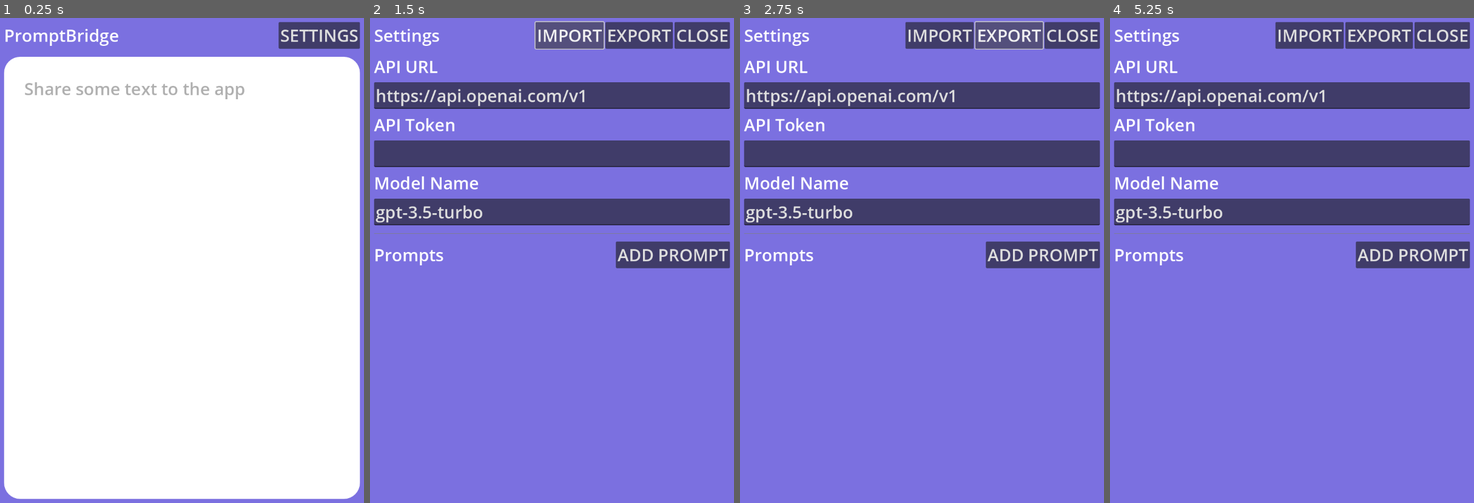
Above: before the commit, frames 1-4 (left to right).
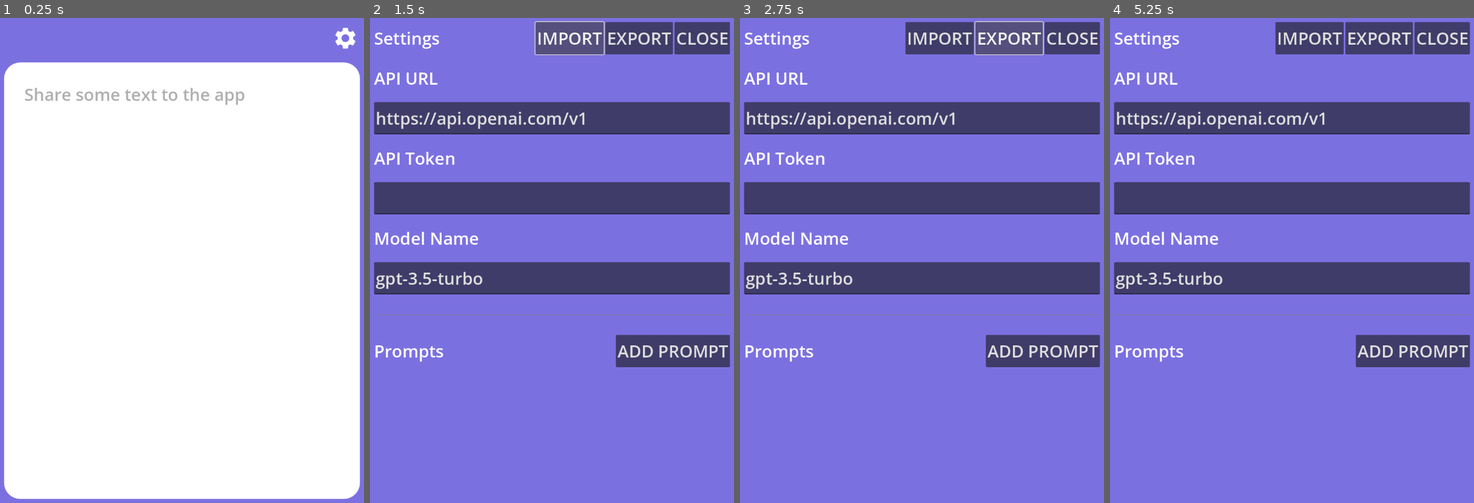
Above: after the commit, the same moments.

Repository: nizzit/PromptBridge
Game: Godot game, scene res://control.tscn
Same seed, same stepped clock (60 frames per second), same inputs: the game is played once before the commit and once after it.
Inputs (mouse positions are in pixels of both pictures, inside the frame that each line leads up to; where the layout moved, square brackets give the same spot in the first picture):
- Up to frame 1 (0.25 s): no input
- Up to frame 2 (1.5 s): click (715, 37) [690, 37] at 0.5 s; click "IMPORT" at 1.25 s
- Up to frame 3 (2.75 s): click "EXPORT" at 2 s
- Up to frame 4 (5.25 s): click "ADD PROMPT" at 2.75 s; click (1292, 260) at 3.52 s; type "Alex" at 3.6 s; click "SAVE" at 4.25 s; click "CANCEL" at 5 s

The runs differ from the first frame. In frame 1, 3.7% of the frame differs, in the area x 1-99%, y 0-18%; in frame 2, 33%, in the area x 1-99%, y 2-72%; in frame 3, 33%; in frame 4, 33%.

Commit message:
feat: Add main UI control for LLM interaction, settings, prompt management, and Android text sharing.

Diff:
--- /dev/null
+++ b/MobileApp/assets/settings.svg
@@ -0,0 +1 @@
+<svg xmlns="http://www.w3.org/2000/svg" width="64" height="64" viewBox="0 0 24 24" fill="currentColor"><path d="M19.14 12.94c.04-.3.06-.61.06-.94 0-.32-.02-.64-.07-.94l2.03-1.58a.49.49 0 00.12-.61l-1.92-3.32a.488.488 0 00-.59-.22l-2.39.96c-.5-.38-1.03-.7-1.62-.94l-.36-2.54a.484.484 0 00-.48-.41h-3.84c-.24 0-.43.17-.47.41l-.36 2.54c-.59.24-1.13.57-1.62.94l-2.39-.96c-.22-.08-.47 0-.59.22L2.74 8.87c-.12.21-.08.47.12.61l2.03 1.58c-.05.3-.09.63-.09.94s.02.64.07.94l-2.03 1.58a.49.49 0 00-.12.61l1.92 3.32c.12.22.37.29.59.22l2.39-.96c.5.38 1.03.7 1.62.94l.36 2.54c.05.24.24.41.48.41h3.84c.24 0 .44-.17.47-.41l.36-2.54c.59-.24 1.13-.56 1.62-.94l2.39.96c.22.08.47 0 .59-.22l1.92-3.32c.12-.22.07-.47-.12-.61l-2.01-1.58zM12 15.6c-1.98 0-3.6-1.62-3.6-3.6s1.62-3.6 3.6-3.6 3.6 1.62 3.6 3.6-1.62 3.6-3.6 3.6z" fill="#fff"/></svg>
--- a/MobileApp/control.gd
+++ b/MobileApp/control.gd
@@ -100,7 +100,7 @@
 		var prompt = Global.settings.prompts[i]
 		var btn = Button.new()
 		btn.text = prompt.name
-		btn.custom_minimum_size = Vector2(0, 60)
+		btn.custom_minimum_size = Vector2(0, 80)
 		btn.pressed.connect(_on_prompt_clicked.bind(i))
 		%PromptList.add_child(btn)
 
@@ -208,11 +208,13 @@
 
 		var edit_btn = Button.new()
 		edit_btn.text = "EDIT"
+		edit_btn.custom_minimum_size = Vector2(0, 80)
 		edit_btn.pressed.connect(open_prompt_editor.bind(i))
 		hbox.add_child(edit_btn)
 
 		var del_btn = Button.new()
 		del_btn.text = "DEL"
+		del_btn.custom_minimum_size = Vector2(0, 80)
 		del_btn.pressed.connect(delete_prompt.bind(i))
 		hbox.add_child(del_btn)
 
--- a/MobileApp/control.tscn
+++ b/MobileApp/control.tscn
@@ -1,9 +1,10 @@
-[gd_scene load_steps=6 format=3 uid="uid://dt1vtflb4ddxh"]
+[gd_scene load_steps=7 format=3 uid="uid://dt1vtflb4ddxh"]
 
 [ext_resource type="Script" uid="uid://sovtgq2fyrd2" path="res://control.gd" id="1_0fbet"]
 [ext_resource type="StyleBox" uid="uid://cn8hsvifuohj7" path="res://style/control.tres" id="2_62e2m"]
 [ext_resource type="Theme" path="res://style/main_theme.tres" id="3_theme"]
 [ext_resource type="Script" uid="uid://i7thhdyxdtly" path="res://SafeAreaMargin.gd" id="4_safe_area"]
+[ext_resource type="Texture2D" uid="uid://dnc4u7wt8ygl4" path="res://assets/settings.svg" id="5_kbped"]
 
 [sub_resource type="StyleBoxFlat" id="StyleBoxFlat_0fbet"]
 bg_color = Color(1, 1, 1, 1)
@@ -51,15 +52,14 @@
 
 [node name="Header" type="HBoxContainer" parent="Background/MarginContainer/MainView"]
 layout_mode = 2
-
-[node name="Title" type="Label" parent="Background/MarginContainer/MainView/Header"]
-layout_mode = 2
-size_flags_horizontal = 3
-text = "PromptBridge"
+size_flags_horizontal = 8
 
 [node name="MenuButton" type="Button" parent="Background/MarginContainer/MainView/Header"]
-layout_mode = 2
-text = "SETTINGS"
+custom_minimum_size = Vector2(0, 80)
+layout_mode = 2
+size_flags_horizontal = 8
+icon = ExtResource("5_kbped")
+flat = true
 
 [node name="Content" type="Panel" parent="Background/MarginContainer/MainView"]
 custom_minimum_size = Vector2(0, 200)
@@ -94,7 +94,7 @@
 layout_mode = 2
 size_flags_horizontal = 3
 size_flags_vertical = 6
-theme_override_constants/separation = 10
+theme_override_constants/separation = 30
 
 [node name="ContentPlaceholderMargin" type="MarginContainer" parent="Background/MarginContainer/MainView/Content"]
 unique_name_in_owner = true
@@ -128,7 +128,7 @@
 anchor_bottom = 1.0
 grow_horizontal = 2
 grow_vertical = 2
-theme_override_constants/separation = 15
+theme_override_constants/separation = 30
 
 [node name="Header" type="HBoxContainer" parent="Background/MarginContainer/Settings/VBoxContainer"]
 layout_mode = 2
@@ -139,14 +139,17 @@
 text = "Settings"
 
 [node name="ImportSettingsButton" type="Button" parent="Background/MarginContainer/Settings/VBoxContainer/Header"]
+custom_minimum_size = Vector2(0, 80)
 layout_mode = 2
 text = "IMPORT"
 
 [node name="ExportSettingsButton" type="Button" parent="Background/MarginContainer/Settings/VBoxContainer/Header"]
+custom_minimum_size = Vector2(0, 80)
 layout_mode = 2
 text = "EXPORT"
 
 [node name="CloseSettingsButton" type="Button" parent="Background/MarginContainer/Settings/VBoxContainer/Header"]
+custom_minimum_size = Vector2(0, 80)
 layout_mode = 2
 text = "CLOSE"
 
@@ -157,7 +160,7 @@
 [node name="SettingsContent" type="VBoxContainer" parent="Background/MarginContainer/Settings/VBoxContainer/ScrollContainer"]
 layout_mode = 2
 size_flags_horizontal = 3
-theme_override_constants/separation = 10
+theme_override_constants/separation = 30
 
 [node name="LabelUrl" type="Label" parent="Background/MarginContainer/Settings/VBoxContainer/ScrollContainer/SettingsContent"]
 layout_mode = 2
@@ -165,6 +168,7 @@
 
 [node name="ApiUrlInput" type="LineEdit" parent="Background/MarginContainer/Settings/VBoxContainer/ScrollContainer/SettingsContent"]
 unique_name_in_owner = true
+custom_minimum_size = Vector2(0, 80)
 layout_mode = 2
 placeholder_text = "https://api.openai.com/v1"
 
@@ -174,6 +178,7 @@
 
 [node name="ApiTokenInput" type="LineEdit" parent="Background/MarginContainer/Settings/VBoxContainer/ScrollContainer/SettingsContent"]
 unique_name_in_owner = true
+custom_minimum_size = Vector2(0, 80)
 layout_mode = 2
 secret = true
 
@@ -183,12 +188,13 @@
 
 [node name="ModelInput" type="LineEdit" parent="Background/MarginContainer/Settings/VBoxContainer/ScrollContainer/SettingsContent"]
 unique_name_in_owner = true
+custom_minimum_size = Vector2(0, 80)
 layout_mode = 2
 placeholder_text = "gpt-3.5-turbo"
 
 [node name="HSeparator" type="HSeparator" parent="Background/MarginContainer/Settings/VBoxContainer/ScrollContainer/SettingsContent"]
 layout_mode = 2
-theme_override_constants/separation = 20
+theme_override_constants/separation = 40
 
 [node name="PromptsHeader" type="HBoxContainer" parent="Background/MarginContainer/Settings/VBoxContainer/ScrollContainer/SettingsContent"]
 layout_mode = 2
@@ -199,13 +205,14 @@
 text = "Prompts"
 
 [node name="AddPromptButton" type="Button" parent="Background/MarginContainer/Settings/VBoxContainer/ScrollContainer/SettingsContent/PromptsHeader"]
+custom_minimum_size = Vector2(0, 80)
 layout_mode = 2
 text = "ADD PROMPT"
 
 [node name="PromptsContainer" type="VBoxContainer" parent="Background/MarginContainer/Settings/VBoxContainer/ScrollContainer/SettingsContent"]
 unique_name_in_owner = true
 layout_mode = 2
-theme_override_constants/separation = 10
+theme_override_constants/separation = 30
 
 [node name="PromptEditor" type="Panel" parent="Background/MarginContainer"]
 unique_name_in_owner = true
@@ -220,7 +227,7 @@
 anchor_bottom = 1.0
 grow_horizontal = 2
 grow_vertical = 2
-theme_override_constants/separation = 10
+theme_override_constants/separation = 30
 
 [node name="Title" type="Label" parent="Background/MarginContainer/PromptEditor/VBox"]
 layout_mode = 2
@@ -228,6 +235,7 @@
 
 [node name="NameInput" type="LineEdit" parent="Background/MarginContainer/PromptEditor/VBox"]
 unique_name_in_owner = true
+custom_minimum_size = Vector2(0, 80)
 layout_mode = 2
 placeholder_text = "Prompt Name"
 
@@ -240,6 +248,7 @@
 
 [node name="PromptModelInput" type="LineEdit" parent="Background/MarginContainer/PromptEditor/VBox"]
 unique_name_in_owner = true
+custom_minimum_size = Vector2(0, 80)
 layout_mode = 2
 placeholder_text = "Model (Optional)"
 
@@ -247,11 +256,13 @@
 layout_mode = 2
 
 [node name="CancelButton" type="Button" parent="Background/MarginContainer/PromptEditor/VBox/Buttons"]
+custom_minimum_size = Vector2(0, 80)
 layout_mode = 2
 size_flags_horizontal = 3
 text = "CANCEL"
 
 [node name="SaveButton" type="Button" parent="Background/MarginContainer/PromptEditor/VBox/Buttons"]
+custom_minimum_size = Vector2(0, 80)
 layout_mode = 2
 size_flags_horizontal = 3
 text = "SAVE"
Not shown, added: MobileApp/assets/settings.svg.import
Not shown, removed: MobileApp/ShareIt.console.exe
Not shown, changed: MobileApp/ShareIt.exe
Not shown, removed: MobileApp/ShareIt.pck
